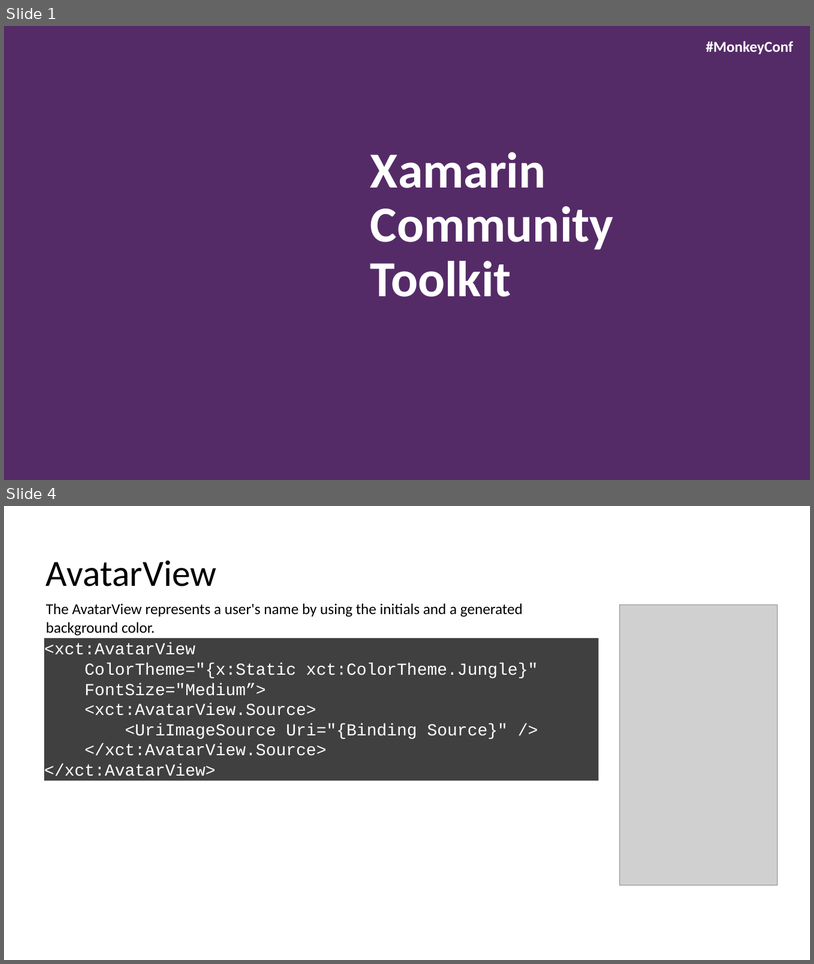
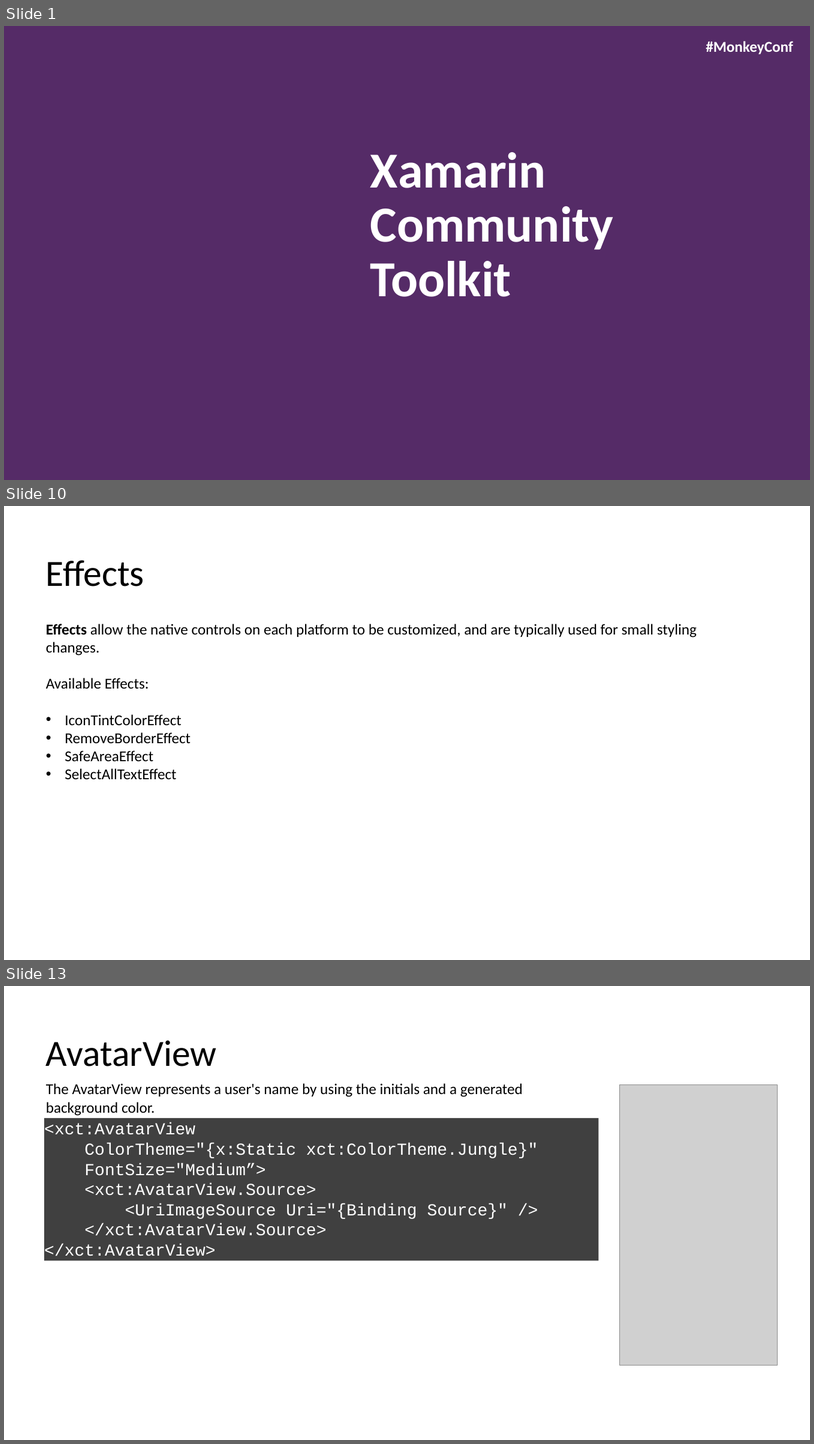
Before and after one commit to jsuarezruiz/MonkeyConf2020, a slide deck: Xamarin Community Toolkit/MonkeyConf2020 - Xamarin Community Toolkit.pptx. Shown one above the other, each under a label of ours: slides 1 and 4 before the commit, slides 1, 10 and 13 after it; the slides between them are not shown. The pictures are 814x964 and 814x1444 pixels, drawn with LibreOffice and Linux fonts; fonts in the diff are those of the drawing; grey boxes stand for pictures; background and template pictures are left out. Boxes give left, top, right and bottom in pixels: in the first picture for what was removed or moved away, otherwise in the second. Text is boxed around its words. In the diff, an @@ line names an element or a change of style, - is before the commit and + after.

```diff
--- a/Xamarin Community Toolkit/MonkeyConf2020 - Xamarin Community Toolkit.pptx
+++ b/Xamarin Community Toolkit/MonkeyConf2020 - Xamarin Community Toolkit.pptx
@@ slide 10 added at <box>4,506,810,960</box>, background #FFFFFF @@
@@ title added at <box>46,560,144,586</box>, 88 pt, text #000000 @@
+Effects
@@ text added at <box>46,624,697,779</box>, 36 pt, text #000000 @@
+Effects allow the native controls on each platform to be customized, and are typically used for small styling changes.
+Available Effects:
+• IconTintColorEffect
+• RemoveBorderEffect
+• SafeAreaEffect
+• SelectAllTextEffect
@@ what was slide 4 is now slide 13 @@
```
Also in this commit, not shown: 2 slides changed, 10 other slides added, 2 slides removed.
